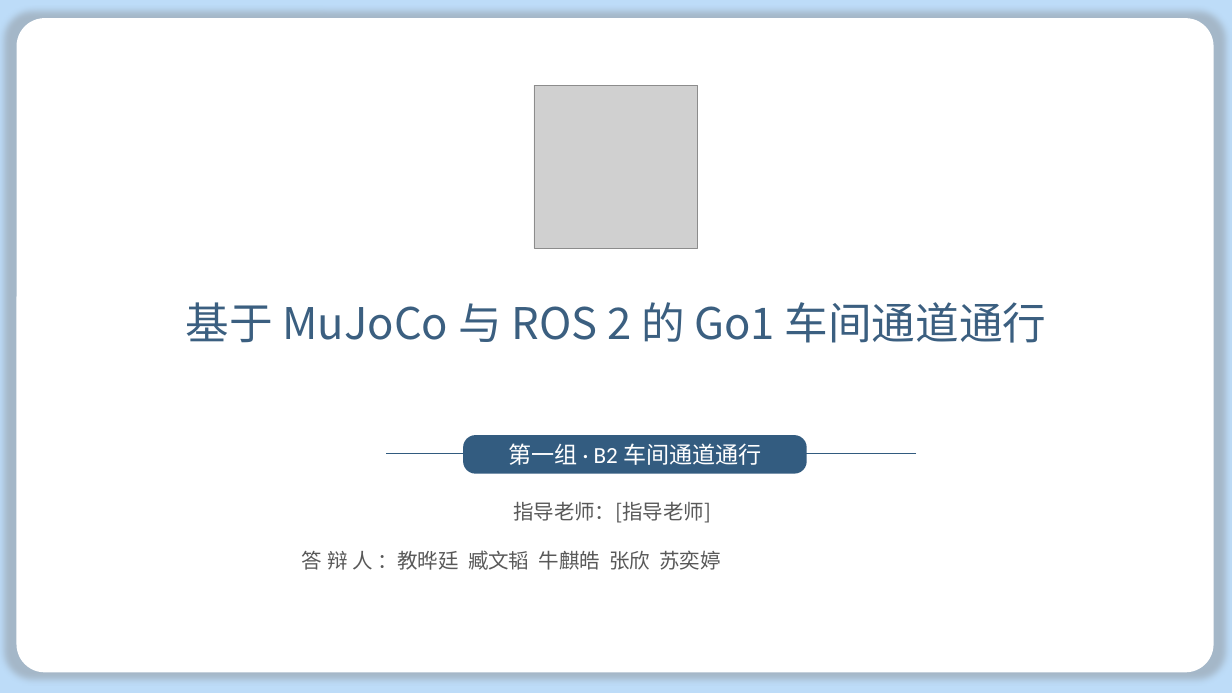
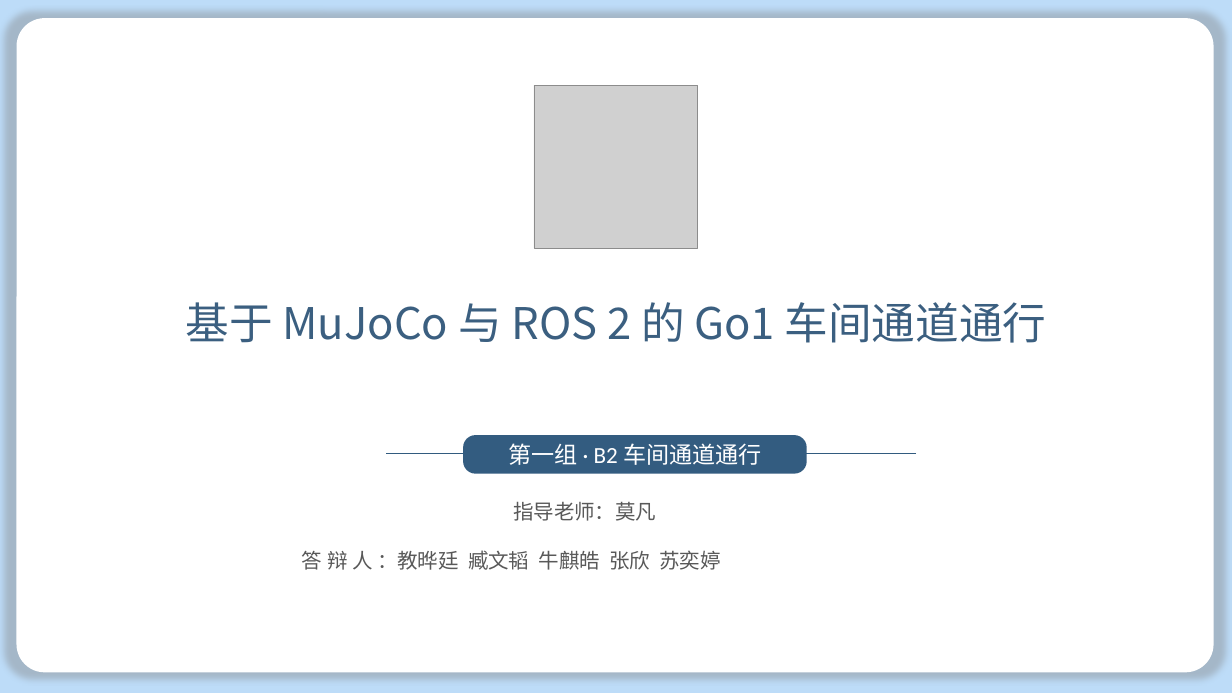
Before and after one commit to Ishjoel/go1-b2-navigation, a slide deck: slide 1 of docs/B2车间通道通行_汇报.pptx. Drawn at 1232x693 pixels with LibreOffice and Linux fonts; fonts in the diff are those of the drawing; grey boxes stand for pictures; background and template pictures are left out. Boxes give left, top, right and bottom in pixels: in the first picture for what was removed or moved away, otherwise in the second. Text is boxed around its words. In the diff, an @@ line names an element or a change of style, - is before the commit and + after.

```diff
--- a/docs/B2车间通道通行_汇报.pptx
+++ b/docs/B2车间通道通行_汇报.pptx
@@ text at [513, 502, 656, 521]: text changed @@
-指导老师：[指导老师]
+指导老师：莫凡
```
Also in this commit, not shown: 2 other files.
